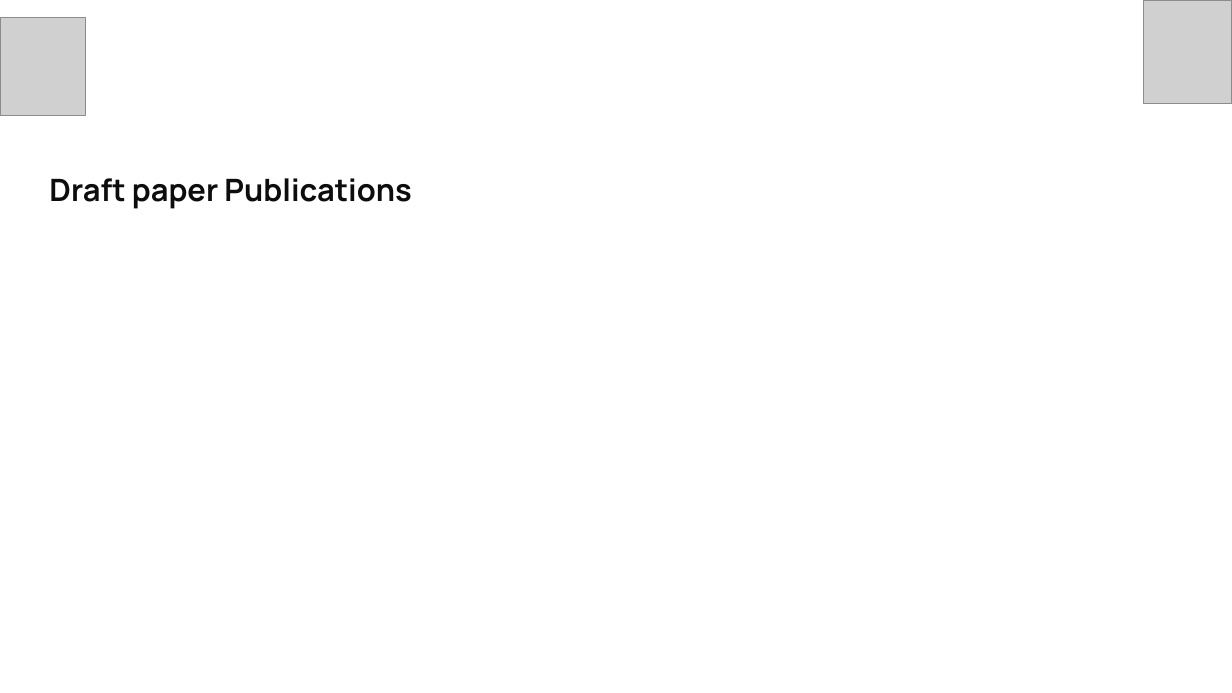
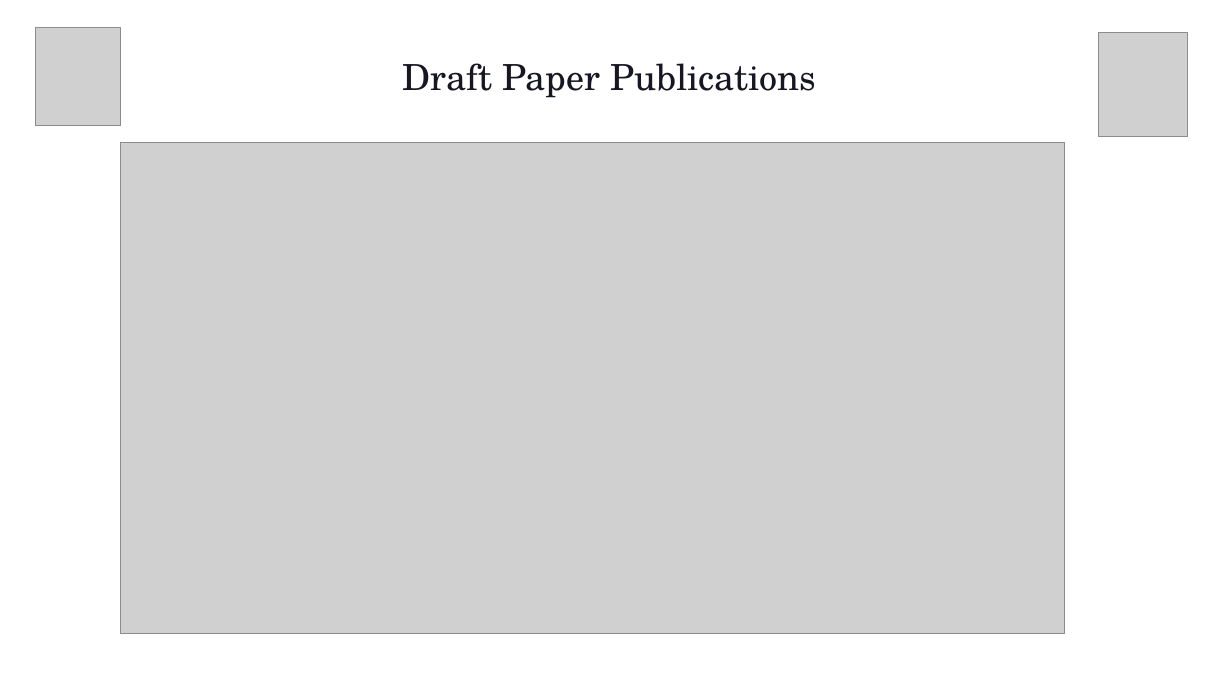
Before and after one commit to Sujay0610/Rapid_Project, a slide deck: slide 11 of docs/Rapid.pptx (slide 8 before the commit). Drawn at 1232x693 pixels with LibreOffice and Linux fonts; fonts in the diff are those of the drawing; grey boxes stand for pictures; background and template pictures are left out. Boxes give left, top, right and bottom in pixels: in the first picture for what was removed or moved away, otherwise in the second. Text is boxed around its words. In the diff, an @@ line names an element or a change of style, - is before the commit and + after.

```diff
--- a/docs/Rapid.pptx
+++ b/docs/Rapid.pptx
@@ picture moved from (x1=0, y1=18, x2=85, y2=116) to (x1=36, y1=27, x2=121, y2=126) @@
@@ picture moved from (x1=1143, y1=0, x2=1232, y2=104) to (x1=1099, y1=33, x2=1188, y2=137) @@
@@ text at (x1=403, y1=63, x2=816, y2=98): text changed; size 24 to 28 pt; font Manrope to TeX Gyre Schola; text colour #0D0D0D to #161723; bold off @@
-Draft paper Publications
+Draft Paper Publications
@@ picture added at (x1=121, y1=142, x2=1066, y2=633) @@
```
Also in this commit, not shown: 6 other slides changed, 6 slides added, 3 slides removed.
